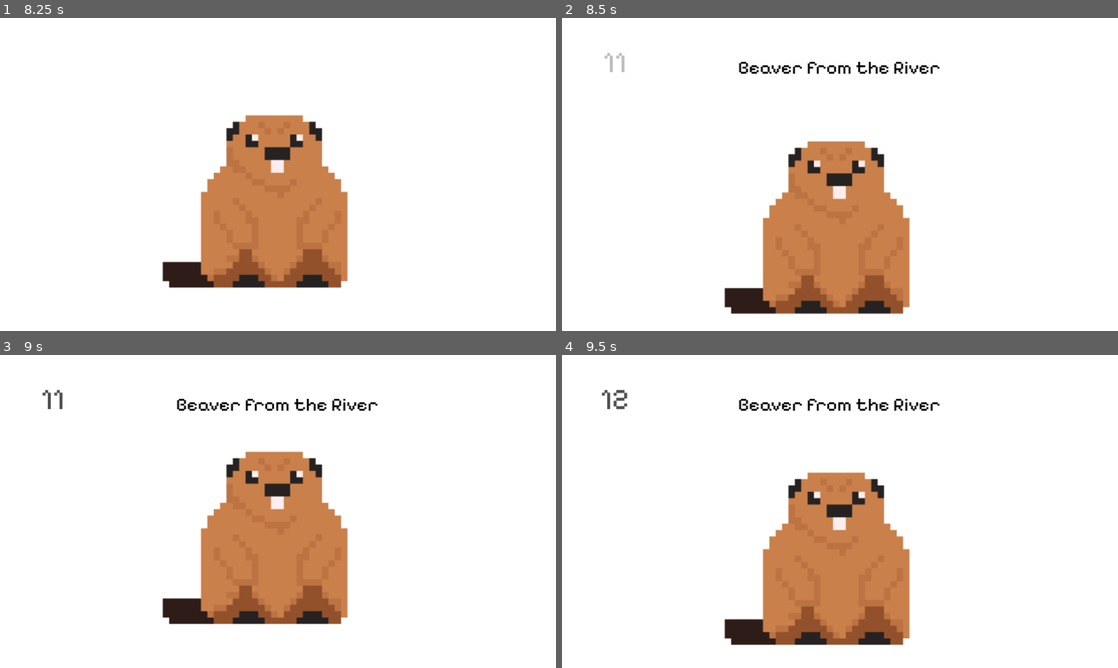
Above: before the commit, frames 1-4 (two rows, left to right).
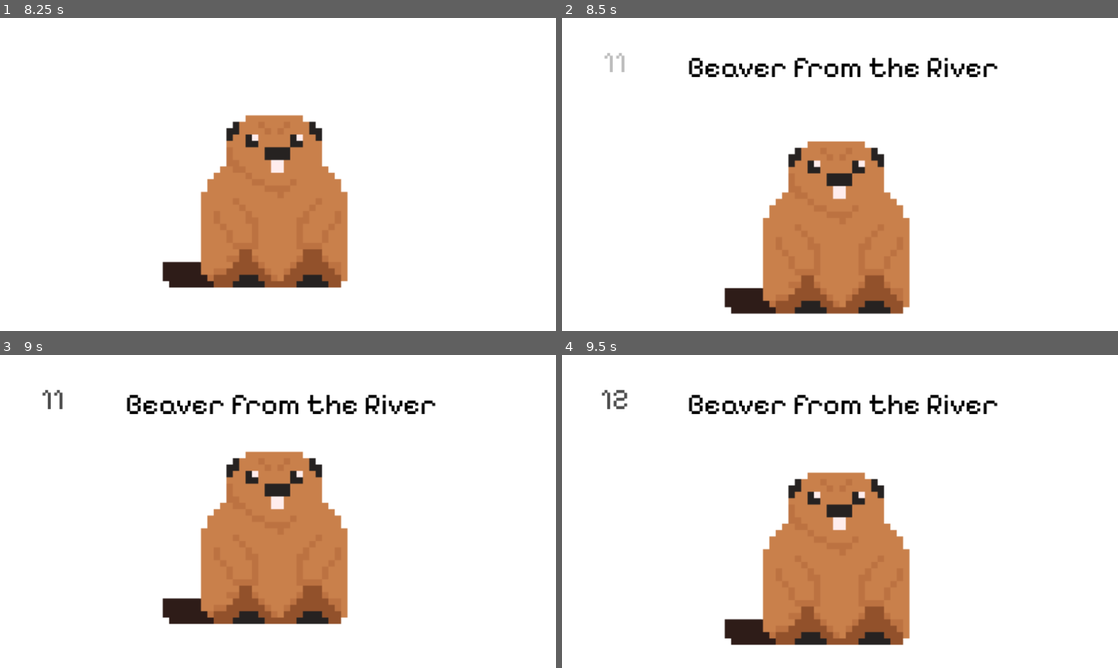
Above: after the commit, the same moments.

Repository: Janakanty/Bober
Game: Godot game, scene res://Src/Main/main.tscn
The game is run twice, just before and just after one commit, with the same random seed, the same clock (stepped at 60 frames per second) and the same inputs. Sound files missing from this copy of the repository are replaced by a short silence.
Inputs:
- Up to frame 1 (8.25 s): tap Enter at 0.5 s; tap Space (Space) every 0.75 s from 0.6 to 8.1 s
- Up to frame 2 (8.5 s): no input
- Up to frame 3 (9 s): tap Space (Space) at 8.85 s
- Up to frame 4 (9.5 s): no input

Frame 1 is identical in both runs. In frame 2, 1.7% of the frame differs, in the area x 22-79%, y 12-19%; in frame 3, 1.7%; in frame 4, 1.7%.

Commit message:
build

Diff:
--- a/Audio/ABGM/level1.tscn
+++ b/Audio/ABGM/level1.tscn
@@ -1,10 +1,11 @@
-[gd_scene load_steps=6 format=3 uid="uid://b8i6m8ngn2two"]
+[gd_scene load_steps=7 format=3 uid="uid://b8i6m8ngn2two"]
 
 [ext_resource type="Script" path="res://addons/AdaptiSound/Nodes/ParallelTrack/ParallelTrack.gd" id="1_q266a"]
 [ext_resource type="Script" path="res://addons/AdaptiSound/Nodes/ParallelTrack/ParallelLayer.gd" id="2_j6mbb"]
 [ext_resource type="AudioStream" uid="uid://l4gx1inw8bi0" path="res://Audio/BGM/level1/melody.wav" id="3_c4iv1"]
 [ext_resource type="AudioStream" uid="uid://c1skbyi3i8om4" path="res://Audio/BGM/level1/kick1.wav" id="4_rryhj"]
 [ext_resource type="AudioStream" uid="uid://cl4533ypcixt4" path="res://Audio/BGM/level1/snare1.wav" id="5_e8358"]
+[ext_resource type="AudioStream" uid="uid://dmsllijp8or2r" path="res://Audio/BGM/level1/low.wav" id="6_6107x"]
 
 [node name="Level1" type="Node"]
 script = ExtResource("1_q266a")
@@ -22,3 +23,8 @@
 [node name="snare" type="Node" parent="."]
 script = ExtResource("2_j6mbb")
 audio_streams = Array[AudioStream]([ExtResource("5_e8358")])
+
+[node name="low" type="Node" parent="."]
+script = ExtResource("2_j6mbb")
+audio_streams = Array[AudioStream]([ExtResource("6_6107x")])
+layer_on = false
--- a/Src/Bober/bober.gd
+++ b/Src/Bober/bober.gd
@@ -9,6 +9,7 @@
 var speed_jump_top = 0.3#0.2
 var speed_jump_down = 0.1#0.1
 
+var end = false
 
 var tween: Tween
 
@@ -17,7 +18,7 @@
 	jump()
 
 func jump():
-	if Input.is_action_just_pressed("Space") and in_the_middle_of_the_jump == false:
+	if Input.is_action_just_pressed("Space") and in_the_middle_of_the_jump == false and end == false:
 		$AudioStreamPlayer.play()
 		rand_jump_high()
 		in_the_middle_of_the_jump = true
--- a/Src/Levels/Level1/level1.gd
+++ b/Src/Levels/Level1/level1.gd
@@ -1,8 +1,10 @@
 extends Control
+
 
 var bober_normal = preload("res://Graphics/Bober/bober_cute.png")
 var bober_germam = preload("res://Graphics/Bober/CowBoy.png")
 var bober_pirat = preload("res://Graphics/Bober/Beaver_Pirate.png")
+var bober_dead = preload("res://Graphics/Bober/Dead_Beaver.png")
 
 var BG_normal = preload("res://Graphics/Level1/Background.png")
 var BG_beach = preload("res://Graphics/Level1/Background1.png")
@@ -10,6 +12,7 @@
 var effect_star = preload("res://Src/Trophies/Star.tscn")
 var effect_money = preload("res://Src/Trophies/Money.tscn")
 var effect_super_text = preload("res://Src/Trophies/super_text.tscn")
+
 
 @onready var main = get_parent()
 @onready var bober = get_node("../Bober")
@@ -68,6 +71,7 @@
 			tween_color_bober_change(Color(1,1,1,1))
 
 		11:
+			TopCenterText.label_settings.font_size = 100
 			tween_counter_color_change(Color(0.3,0.3,0.3,1))
 			$TopCenterText.visible = true
 			$CenterText.visible = false
@@ -94,6 +98,7 @@
 		22:
 			pass
 		23:
+			TopCenterText.label_settings.font_size = 65
 			tween_color_top_center_text.kill()
 			TopCenterText.text = "Meet the beaver"
 			TopCenterText.modulate = Color(0.3,0.3,0.3,1)
@@ -203,25 +208,27 @@
 		64:
 			pass
 		65:
-			pass
+			TopCenterText.text = ""
 		66:
-			pass
+			super_text("Fast and furious")
 		67:
 			pass
 		68:
-			TopCenterText.text = "JOKE?"
+			pass
 		69:
-			pass
+			TopCenterText.text = "Noice"
 		70:
 			$Effects/Coin.start_coin()
-			star()
-			star()
-			star()
+			TopCenterText.text = ""
+			star()
+			star()
+			star()
+			super_text("INSANE!")
 
 		71:
-			pass
+			super_text("71? WOW!!!")
 		72:
-			pass
+			super_text("UNSTOPPABLE")
 		73:
 			pass
 		74:
@@ -238,6 +245,7 @@
 			pass
 		80:
 			$Effects/Coin.start_coin()
+			TopCenterText.text = "Are you there?"
 		81:
 			pass
 		82:
@@ -248,65 +256,86 @@
 			pass
 		85:
 			#pirate
+			$Flowers.visible = false
 			$Ground.texture = BG_beach
 			AudioManager.stop_all()
 			AudioManager.play_music("fale")
 			bober.get_node("TextureRect").texture = bober_pirat
+			TopCenterText.text = "ARR!"
 
 		86:
 			$Pirate/shel.visible = true
 			$Pirate/shel2.visible = true
 			$Effects/Coin.start_coin()
+			TopCenterText.text = "Want some crack?"
 		87:
 			$Pirate/shel3.visible = true
 			$Pirate/crab.visible = true
 			$Effects/Coin.start_coin()
 			$Pirate/ship.visible = true
+			TopCenterText.text = "You are a pirate, bearver"
 		88:
 			$Effects/Coin.start_coin()
 			$Pirate/crab2.visible = true
+			TopCenterText.text = "Want some crack?"
 		89:
 			$Effects/Coin.start_coin()
+			TopCenterText.text = "Where is the rum gone?"
 		90:
 			$Effects/Coin.start_coin()
 			$Chest.play()
 			$Pirate/Chest.visible = true
+			TopCenterText.text = "Look at me, im a Capitain now"
 		91:
 			$Pirate/shel4.visible = true
 			$Pirate/Chest2.visible = true
 			$Effects/Coin.start_coin()
 			$Chest.play()
+			TopCenterText.text = "You look at my hook?"
+
+
 		92:
 			$Effects/Coin.start_coin()
 			$Pirate/Chest3.visible = true
 			$Chest.play()
+			TopCenterText.text = "My Precious..."
 		93:
 			$Effects/Coin.start_coin()
 			$Pirate/Chest4.visible = true
 			$Chest.play()
+			TopCenterText.text = "Boarding!!!"
 
 		94:
 			$Effects/Coin.start_coin()
 			money()
+			TopCenterText.text = "Adventure!"
 		95:
 			$Effects/Coin.start_coin()
+			TopCenterText.text = "What's a pirate's favorite type of music? A little bit of ARRR & B!"
 		96:
 			$Effects/Coin.start_coin()
 			money()
+			TopCenterText.text = "What will we do with a drunken sailor?"
 		97:
 			$Effects/Coin.start_coin()
+			TopCenterText.text = "What will we do with a drunken sailor?"
 		98:
 			$Effects/Coin.start_coin()
+			TopCenterText.text = "Early in the morning!"
 			money()
 			money()
 			money()
 			money()
 		99:
+			$Flowers.visible = true
 			$Pirate.visible = false
 			$Ground.texture = BG_normal
 			AudioManager.play_music("level1")
+			TopCenterText.text = ""
 			AudioManager.mute_layer("level1", ["kick"], false, 0.5)
 			AudioManager.mute_layer("level1", ["melody"], false, 0.5)
+			AudioManager.mute_layer("level1", ["low"], false, 0.5)
+
 			bober.get_node("TextureRect").texture = bober_normal
 		100:
 			$Effects/Coin.start_coin()
@@ -314,10 +343,6 @@
 			pass
 		102:
 			pass
-		101:
-			pass
-		102:
-			pass
 		103:
 			pass
 		104:
@@ -325,21 +350,29 @@
 		105:
 			pass
 		106:
-			pass
+			TopCenterText.text = "GAS GAS GAS!!!!"
+			super_text("GAS GAS GAS!")
+			bober.speed_jump_top = 0.1
+			bober.speed_jump_down = 0.05
 		107:
 			pass
 		108:
-			pass
+			TopCenterText.label_settings.font_size = 100
+			TopCenterText.text = "FASTER!"
+			TopCenterText.modulate = Color(1,0,0,0.8)
 		109:
-			pass
+			TopCenterText.text = ""
+		110:
+			TopCenterText.text = "FASTER!"
+			$Effects/Coin.start_coin()
 		111:
-			pass
+			TopCenterText.text = ""
 		112:
-			pass
+			TopCenterText.text = "FASTER!"
 		113:
-			pass
+			TopCenterText.text = ""
 		114:
-			pass
+			super_text("FASTER!")
 		115:
 			pass
 		116:
@@ -347,55 +380,62 @@
 		117:
 			pass
 		118:
-			pass
+			TopCenterText.text = "You almost there"
 		119:
 			pass
 		120:
-			pass
+			$Effects/Coin.start_coin()
 		121:
 			pass
 		122:
 			pass
 		123:
-			pass
+			TopCenterText.text = "SO CLOSE!"
+			money()
+			star()
 		124:
 			pass
 		125:
 			pass
 		126:
-			pass
+			bober.speed_jump_top = 0.05
+			bober.speed_jump_down = 0.01
 		127:
 			pass
 		128:
 			pass
 		129:
-			pass
+			TopCenterText.text = "Brace yourself!"
 		130:
-			pass
+			TopCenterText.modulate = Color(1,0,0,1)
+			$Effects/Coin.start_coin()
+
 		131:
-			pass
+			TopCenterText.modulate = Color(1,1,1,1)
 		132:
-			pass
+			TopCenterText.modulate = Color(1,0,0,1)
 		133:
-			pass
+			TopCenterText.modulate = Color(1,1,1,1)
+			TopCenterText.text = "Why so slow?"
+			super_text("FASTER")
 		134:
-			pass
+			TopCenterText.modulate = Color(1,0,0,1)
 		135:
-			pass
+			TopCenterText.modulate = Color(1,1,1,1)
 		136:
-			pass
+			TopCenterText.modulate = Color(1,0,0,1)
 		137:
-			pass
+			super_text("FASTER")
 		138:
 			pass
 		139:
 			pass
 		140:
-			pass
+			$Effects/Coin.start_coin()
 		141:
 			pass
 		142:
-			pass
+			super_text("FASTER")
 		143:
 			pass
 		144:
@@ -412,6 +452,54 @@
 			pass
 		150:
 			pass
+		151:
+			pass
+		152:
+			pass
+		153:
+			pass
+		154:
+			pass
+		155:
+			pass
+		156:
+			pass
+		157:
+			pass
+		158:
+			pass
+		159:
+			pass
+		160:
+			pass
+		161:
+			pass
+		162:
+			pass
+		163:
+			pass
+		164:
+			pass
+		165:
+			pass
+		166:
+			pass
+		167:
+			pass
+		168:
+			pass
+		169:
+			pass
+		170:
+			pass
+		171:
+			bober.end = true
+			bober.get_node("TextureRect").texture = bober_dead
+			AudioManager.play_music("start_level1", 2)
+			get_parent().end_level1()
+
+			pass
+
 	counter_actualization()
 
 
--- a/Src/Levels/Level1/level1.tscn
+++ b/Src/Levels/Level1/level1.tscn
@@ -91,13 +91,15 @@
 anchor_top = 0.073
 anchor_right = 1.0
 anchor_bottom = 0.273
-offset_top = -44.304
-offset_right = -3.0
-offset_bottom = 14.096
+offset_left = 225.0
+offset_top = -43.84
+offset_right = -203.0
+offset_bottom = 14.16
 text = "Beaver from the River"
 label_settings = SubResource("LabelSettings_cri2g")
 horizontal_alignment = 1
 vertical_alignment = 1
+autowrap_mode = 3
 
 [node name="Pirate" type="Control" parent="."]
 anchors_preset = 0
@@ -344,6 +346,7 @@
 
 [node name="Coin" parent="Effects" instance=ExtResource("10_djbdm")]
 visible = false
+z_index = 1
 layout_mode = 0
 offset_left = 139.0
 offset_top = 252.0
--- a/Src/Main/main.gd
+++ b/Src/Main/main.gd
@@ -2,10 +2,40 @@
 
 var counter: int = 0
 var actual_level:int = 1
+var end = false
+var end_counter = 0
 
 func _input(event):
 	if Input.is_action_just_pressed("ui_end"):
 		get_tree().quit()
+	if Input.is_action_just_pressed("Space") and end == true:
+		end_counter += 1
+		end_text()
 
+func _ready():
+	Input.set_mouse_mode(Input.MOUSE_MODE_HIDDEN)
+
+
+func end_text():
+	match end_counter:
+		1:
+			$TextureRect/Label.text = "YOU HAD ONE JOB!"
+		2:
+			$TextureRect/Label.text = "WHY SO FAST?!"
+		3:
+			$Control.visible = true
 func step_in_actual_level():
 	get_node("Level"+str(actual_level)).step()
+
+func end_level1():
+	var tween = create_tween()
+	tween.tween_property($Level1, "modulate", Color(1,1,1,0),5).set_trans(Tween.TRANS_QUART)
+	tween.finished.connect(Callable(self,"bober_ded"))
+
+func bober_ded():
+	var tween = create_tween()
+	tween.tween_property($TextureRect, "modulate", Color(1,1,1,1),5).set_trans(Tween.TRANS_QUART)
+	tween.finished.connect(Callable(self,"end_game"))
+
+func end_game():
+	end = true
--- a/Src/Main/main.tscn
+++ b/Src/Main/main.tscn
@@ -1,8 +1,21 @@
-[gd_scene load_steps=4 format=3 uid="uid://cidn74kymvebf"]
+[gd_scene load_steps=9 format=3 uid="uid://cidn74kymvebf"]
 
 [ext_resource type="PackedScene" uid="uid://k66voump8vlg" path="res://Src/Bober/bober.tscn" id="1_55twk"]
 [ext_resource type="Script" path="res://Src/Main/main.gd" id="1_be35y"]
+[ext_resource type="Texture2D" uid="uid://jq2xddwhlpgi" path="res://Graphics/Level1/BEaver_End.png" id="2_u1t6g"]
 [ext_resource type="PackedScene" uid="uid://dyfyqatujs3ru" path="res://Src/Levels/Level1/level1.tscn" id="2_wagla"]
+[ext_resource type="FontFile" uid="uid://ddyomuokba3cl" path="res://Fonts/static/PixelifySans-Regular.ttf" id="3_15kk0"]
+[ext_resource type="Texture2D" uid="uid://cnwmqrs4am1hw" path="res://Graphics/Background3.png" id="6_xwy00"]
+
+[sub_resource type="LabelSettings" id="LabelSettings_f6dng"]
+font = ExtResource("3_15kk0")
+font_size = 120
+
+[sub_resource type="LabelSettings" id="LabelSettings_bmae6"]
+font = ExtResource("3_15kk0")
+font_size = 100
+font_color = Color(0, 0, 0, 1)
+outline_size = 13
 
 [node name="Main" type="Control"]
 layout_mode = 3
@@ -27,3 +40,69 @@
 
 [node name="Bober" parent="." instance=ExtResource("1_55twk")]
 layout_mode = 1
+
+[node name="TextureRect" type="TextureRect" parent="."]
+modulate = Color(1, 1, 1, 0)
+layout_mode = 1
+anchors_preset = 15
+anchor_right = 1.0
+anchor_bottom = 1.0
+offset_left = -8.0
+offset_top = -256.0
+offset_right = 102.0
+offset_bottom = 292.0
+grow_horizontal = 2
+grow_vertical = 2
+texture = ExtResource("2_u1t6g")
+
+[node name="Label" type="Label" parent="TextureRect"]
+layout_mode = 0
+offset_top = 299.0
+offset_right = 2044.0
+offset_bottom = 770.0
+text = "OH MY GOD! YOU KILLED BEAVER!"
+label_settings = SubResource("LabelSettings_f6dng")
+horizontal_alignment = 1
+vertical_alignment = 1
+
+[node name="Control" type="Control" parent="."]
+visible = false
+layout_mode = 1
+anchors_preset = 15
+anchor_right = 1.0
+anchor_bottom = 1.0
+offset_left = 1152.0
+offset_top = 329.0
+offset_right = -50.0
+offset_bottom = -316.0
+grow_horizontal = 2
+grow_vertical = 2
+
+[node name="TextureRect" type="TextureRect" parent="Control"]
+layout_mode = 1
+anchors_preset = -1
+anchor_left = -0.338
+anchor_top = 0.715
+anchor_right = 1.039
+anchor_bottom = 1.646
+offset_left = 33.684
+offset_top = -0.0250244
+offset_right = -0.00201416
+offset_bottom = -0.0100098
+texture = ExtResource("6_xwy00")
+
+[node name="Label" type="Label" parent="Control"]
+layout_mode = 1
+anchors_preset = -1
+anchor_left = -0.276
+anchor_top = 0.657
+anchor_right = 1.0
+anchor_bottom = 1.652
+offset_left = 35.168
+offset_top = -95.795
+offset_right = -4.0
+offset_bottom = -405.62
+text = "THE END? Pres ESC"
+label_settings = SubResource("LabelSettings_bmae6")
+horizontal_alignment = 1
+vertical_alignment = 1
Not shown, added: Audio/BGM/level1/low.wav.import
Binary file added: Graphics/Background3.png
Not shown, added: Graphics/Background3.png.import
Binary file added: Graphics/Bober/Dead_Beaver.png
Not shown, added: Graphics/Bober/Dead_Beaver.png.import
Binary file added: Graphics/Level1/BEaver_End.png
Not shown, added: Graphics/Level1/BEaver_End.png.import
Not shown, changed: export_presets.cfg
Not shown, added: Audio/BGM/level1/low.wav
